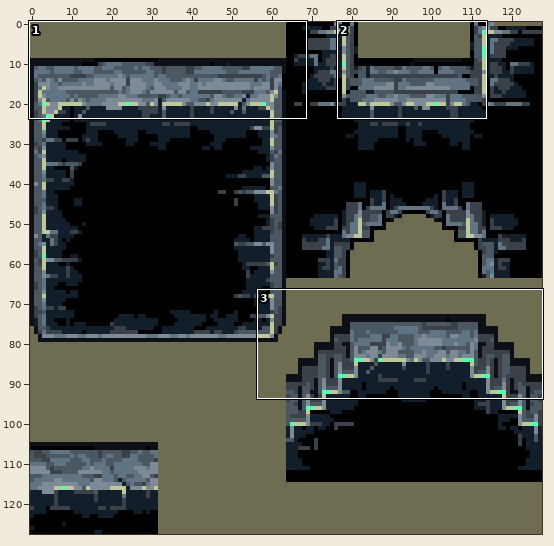
File history of a sprite sheet, images/tiles/dungeon-floor.png. The first picture is a wide view before the edit; the outline marks the close-up.
Close-up. Old version:
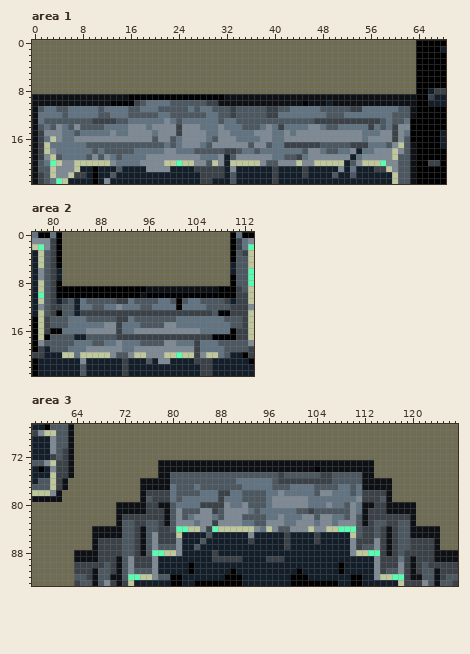
The file is 128x128 pixels. Shown: area 1: x 0..68, y 0..23; area 2: x 77..113, y 0..23; area 3: x 57..127, y 67..93. The commit also changed other parts of the picture, which this record leaves out.
And afterwards:
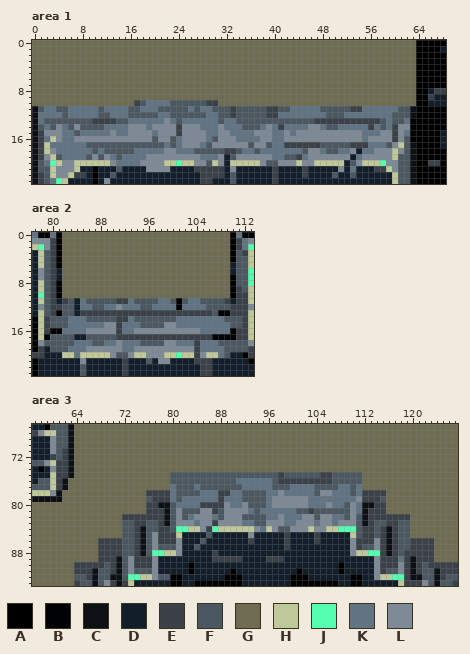
Palette (. is transparent): A #000000  B #000206  C #0d1115  D #121e29  E #3a4148  F #4b5761  G #6f6d51  H #bec89a  J #55ffaf  K #607484  L #7e8b96
From old to new:
{"where": "area 1"}
{"y":9,"x":0,"old":"CCCCCCCCCCCCCCCCBBBBBBBBBBBBBBBBCCCCCCCCCCCCCCCCCCCCCCCCCCCCCCCC","new":"GGGGGGGGGGGGGGGGGGGGGGGGGGGGGGGGGGGGGGGGGGGGGGGGGGGGGGGGGGGGGGGG"}
{"y":10,"x":0,"old":"CCCCCCCCCCCCCBBBB","new":"GGGGGGGGGGGGGGGGG"}
{"y":10,"x":31,"old":"CCCCCCCCCCCCCCBCCCDCCCCCCCCCCCCCC","new":"GGGGGGGGGGGGGGGGGGGGGGGGGGGGGGGGG"}
{"where": "area 2"}
{"y":9,"x":82,"old":"AAAAAAAAAAAAAACCCCCCCCCCCCAA","new":"GGGGGGGGGGGGGGGGGGGGGGGGGGGG"}
{"y":10,"x":82,"old":"AAAAAAAAAAAAACBBBBBBBBBBBBAA","new":"GGGGGGGGGGGGGGGGGGGGGGGGGGGG"}
{"where": "area 3"}
{"y":73,"x":78,"old":"CCCCCCCCCCCCCCCCCCCCCCCCCCCCCCCCCCCC","new":"GGGGGGGGGGGGGGGGGGGGGGGGGGGGGGGGGGGG"}
{"y":74,"x":78,"old":"CCCCCCCCCCCCCCCCCCCCCCCCCCBCCCCCCCCC","new":"GGGGGGGGGGGGGGGGGGGGGGGGGGGGGGGGGGGG"}
{"y":75,"x":78,"old":"CC","new":"GG"}
{"y":75,"x":112,"old":"CC","new":"GG"}
{"y":76,"x":75,"old":"CCCCC","new":"GGGGG"}
{"y":76,"x":112,"old":"CCCCC","new":"GGGGG"}
{"y":77,"x":75,"old":"CCCCC","new":"GGGGG"}
{"y":77,"x":112,"old":"CCCCC","new":"GGGGG"}
{"y":78,"x":75,"old":"C","new":"G"}
{"y":78,"x":116,"old":"C","new":"G"}
{"y":79,"x":75,"old":"C","new":"G"}
{"y":79,"x":116,"old":"C","new":"G"}
{"y":80,"x":71,"old":"CCCCC","new":"GGGGG"}
{"y":80,"x":116,"old":"CCCCC","new":"GGGGG"}
{"y":81,"x":71,"old":"CCCCC","new":"GGGGG"}
{"y":81,"x":116,"old":"CCCCC","new":"GGGGG"}
{"y":82,"x":71,"old":"C","new":"G"}
{"y":82,"x":120,"old":"C","new":"G"}
{"y":83,"x":71,"old":"C","new":"G"}
{"y":83,"x":120,"old":"C","new":"G"}
{"y":84,"x":67,"old":"CCCCC","new":"GGGGG"}
{"y":84,"x":120,"old":"CCCCC","new":"GGGGG"}
{"y":85,"x":67,"old":"CCCCC","new":"GGGGG"}
{"y":85,"x":120,"old":"CCCCC","new":"GGGGG"}
{"y":86,"x":67,"old":"C","new":"G"}
{"y":86,"x":124,"old":"C","new":"G"}
{"y":87,"x":67,"old":"C","new":"G"}
{"y":87,"x":124,"old":"C","new":"G"}
{"y":88,"x":64,"old":"CCCC","new":"GGGG"}
{"y":88,"x":124,"old":"CCCC","new":"GGGG"}
{"y":89,"x":64,"old":"CCCC","new":"GGGG"}
{"y":89,"x":124,"old":"CCCC","new":"GGGG"}
